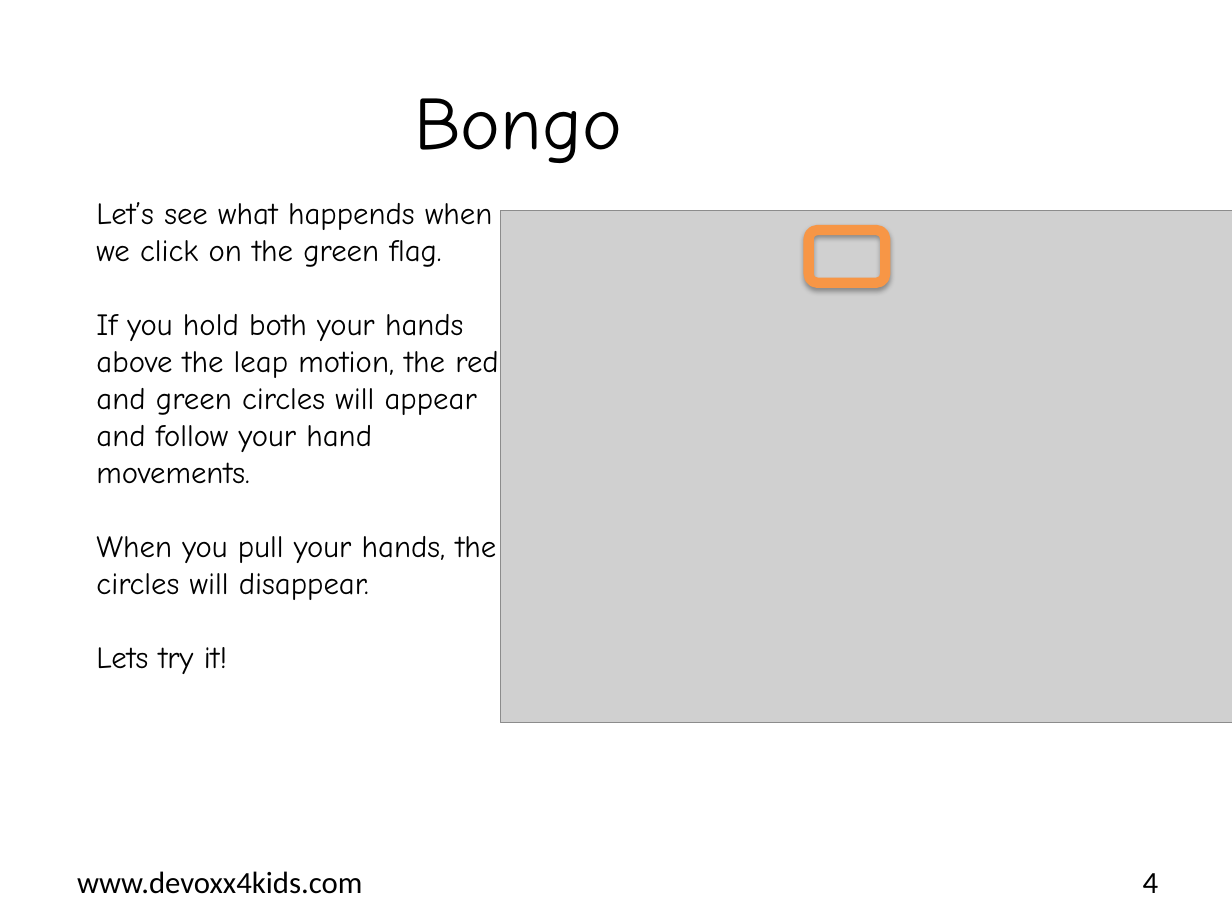
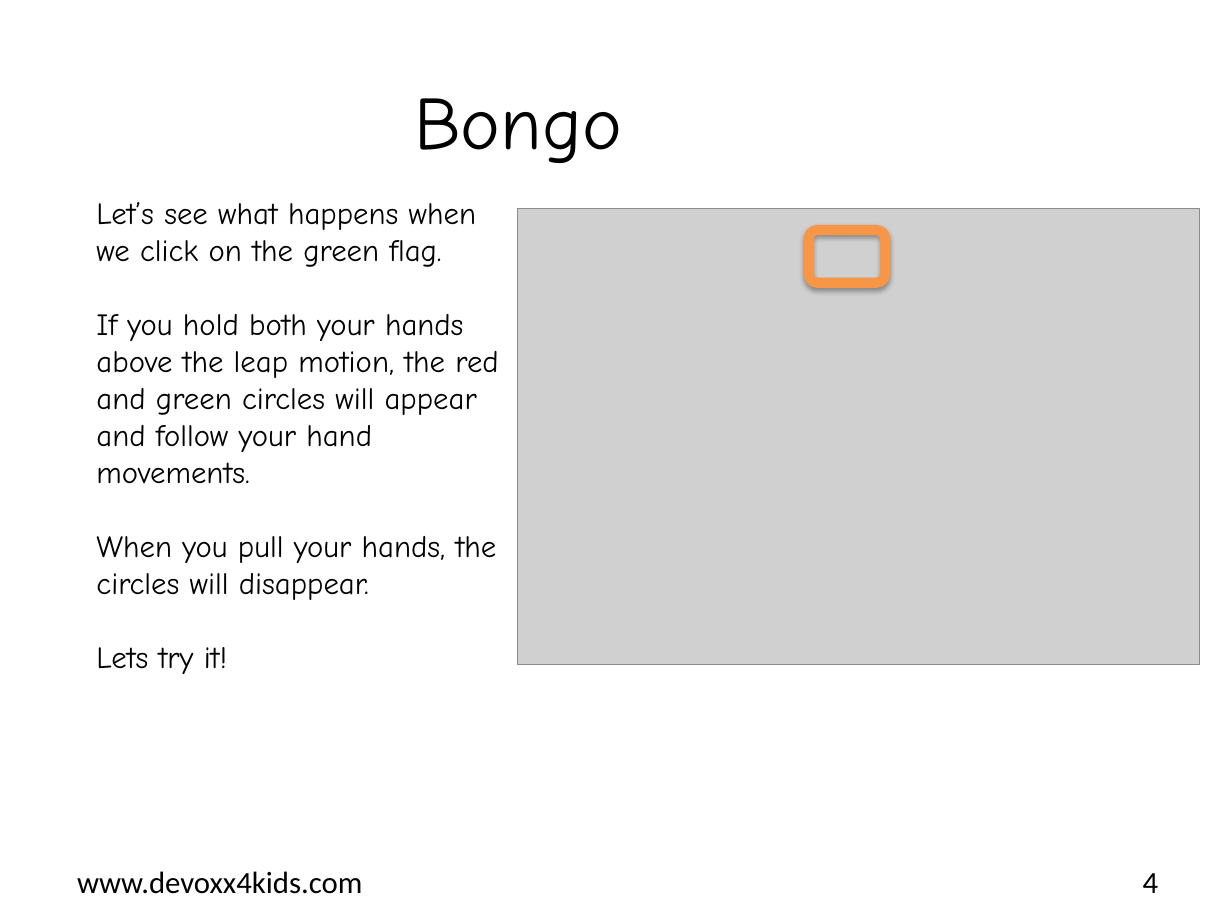
Before and after one commit to bertjan/jpoint-devoxx4kids, a slide deck: slide 4 of scratch-leapmotion/instructions/en/Bongo Drum.pptx. Drawn at 1232x924 pixels with LibreOffice and Linux fonts; fonts in the diff are those of the drawing; grey boxes stand for pictures; background and template pictures are left out. Boxes give left, top, right and bottom in pixels: in the first picture for what was removed or moved away, otherwise in the second. Text is boxed around its words. In the diff, an @@ line names an element or a change of style, - is before the commit and + after.

Commit message:
small changes

```diff
--- a/scratch-leapmotion/instructions/en/Bongo Drum.pptx
+++ b/scratch-leapmotion/instructions/en/Bongo Drum.pptx
@@ text at <box>96,202,476,267</box>: text changed @@
-Let’s see what happends when we click on the green flag.
+Let’s see what happens when we click on the green flag.
@@ picture: place and size @@
-picture at <box>500,211,1232,723</box>
+picture at <box>517,208,1200,665</box>
```
Also in this commit, not shown: 1 other slide changed.
